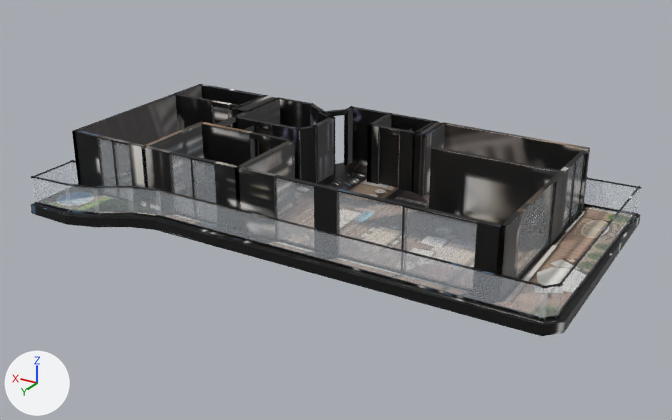
The glTF model _bake/glb/kent-35/model.glb: old version first, new version second.
One viewpoint serves both versions: a 50 mm camera at (-15.7, 25.9, 12.9) aimed at (-0.3, 0.3, 0.1). Arrows for +X, +Y and +Z are at lower left; the lights stay in place. The picture after the commit comes second. Where no turn or scale is listed for an object, it has been applied to the vertices. Vertices at exactly the same position are counted once.
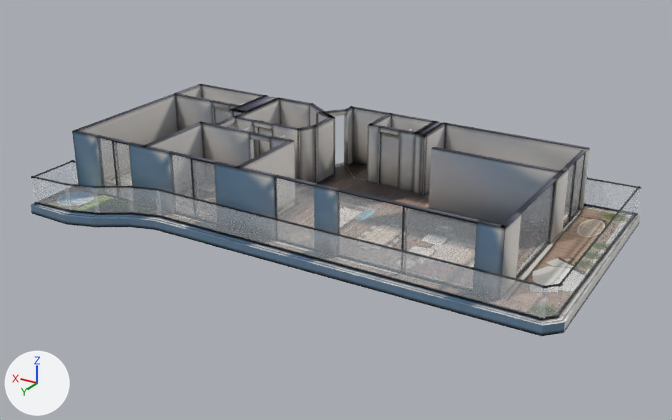
Pixel boxes [x1, y1, x2, y2] of what changed, in the pictures (672 x 420 px):
'Mesh_0', surface changed (lighter): [31, 84, 640, 336] in both
part 1 of me_mesh_0, reshaped: before [150, 117, 637, 323]; after [33, 103, 617, 278]
part 2 of me_mesh_0, surface changed (lighter): [31, 84, 640, 336] in both

The change, as a list of edits to the scene's bpy script:
```text
Change mat_baked:
    where n3 = _N.new('ShaderNodeMapping'); n3.name = 'Mapping'
    n3.inputs[1].default_value: (0.00135, -14.96, 0.0) -> (0.00106, -14.97, 0.0)  # 'Location'
    n3.inputs[3].default_value: (15.89, 15.96, 1.0) -> (15.97, 15.97, 1.0)  # 'Scale'
Change me_mesh_0:
    used by ob_mesh_0; location = (-9.58, 5.22, -0.36)
    remove me_mesh_0.from_pydata(...)  # 2579 vertices, 4600 faces; spans x 0.0..19.0, y -10.4..0.0, z 0.0..2.6
    add me_mesh_0.from_pydata(...)  # 3115 vertices, 5736 faces; spans x 0.0..19.0, y -10.4..0.0, z 0.0..2.6
    me_mesh_0 part 1: 18 vertices moved within x 2.1..18.5, y -9.9..-2.3, z 0.0..2.6; 6 vertices removed from x 7.5..11.3, y -9.9..-8.1, z 0.4..2.6; 542 vertices added at x 2.0..18.7, y -9.9..-1.9, z 0.0..2.6
    me_mesh_0 part 2: 3144 kept faces spanning x 0.0..19.0, y -10.4..0.0, z 0.0..2.6 get new texture (UV) coordinates
```
